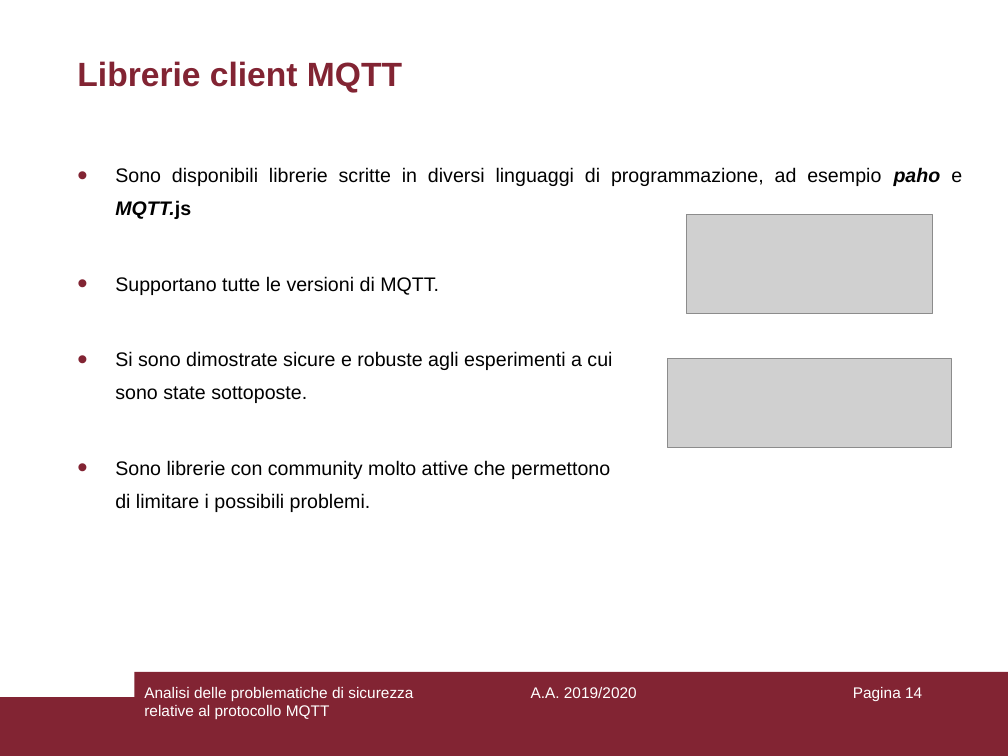
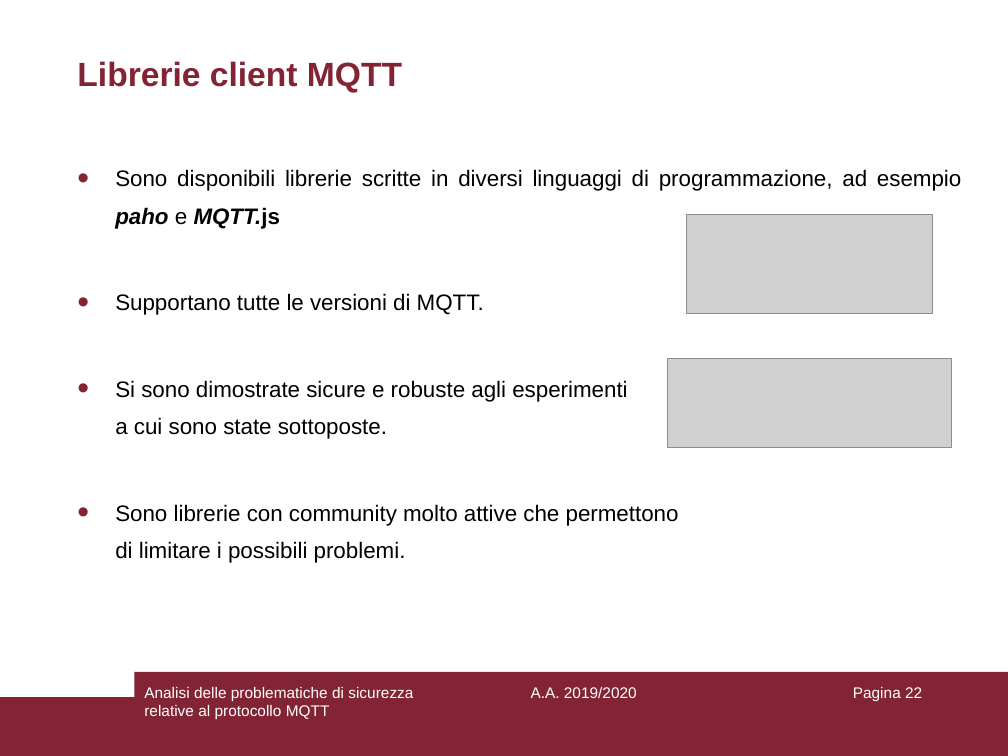
Before and after one commit to aedoardo/bachelor-degree-thesis, a slide deck: slide 22 of slides/Presentazione.ppt (slide 14 before the commit). Drawn at 1008x756 pixels with LibreOffice and Linux fonts; fonts in the diff are those of the drawing; grey boxes stand for pictures. Boxes give left, top, right and bottom in pixels: in the first picture for what was removed or moved away, otherwise in the second. Text is boxed around its words. In the diff, an @@ line names an element or a change of style, - is before the commit and + after.

```diff
--- a/slides/Presentazione.ppt
+++ b/slides/Presentazione.ppt
@@ text "Sono disponibili librerie scritte in ..." at bbox=[115, 169, 961, 563]: size 14 to 16 pt @@
@@ page number at bbox=[853, 687, 922, 701]: text changed @@
-Pagina 14
+Pagina 22
```
Also in this commit, not shown: 12 other slides changed, 7 slides added.
